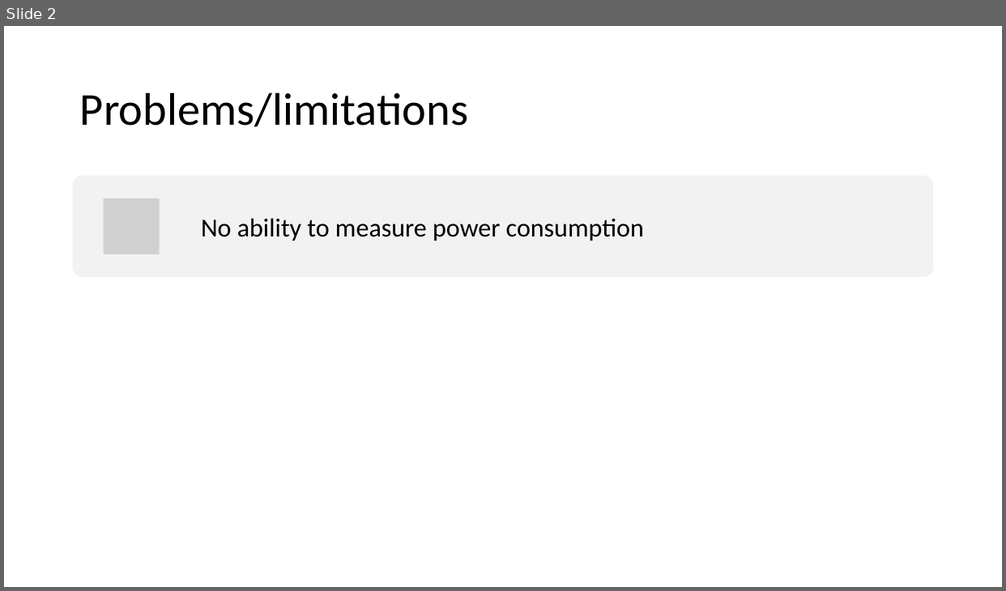
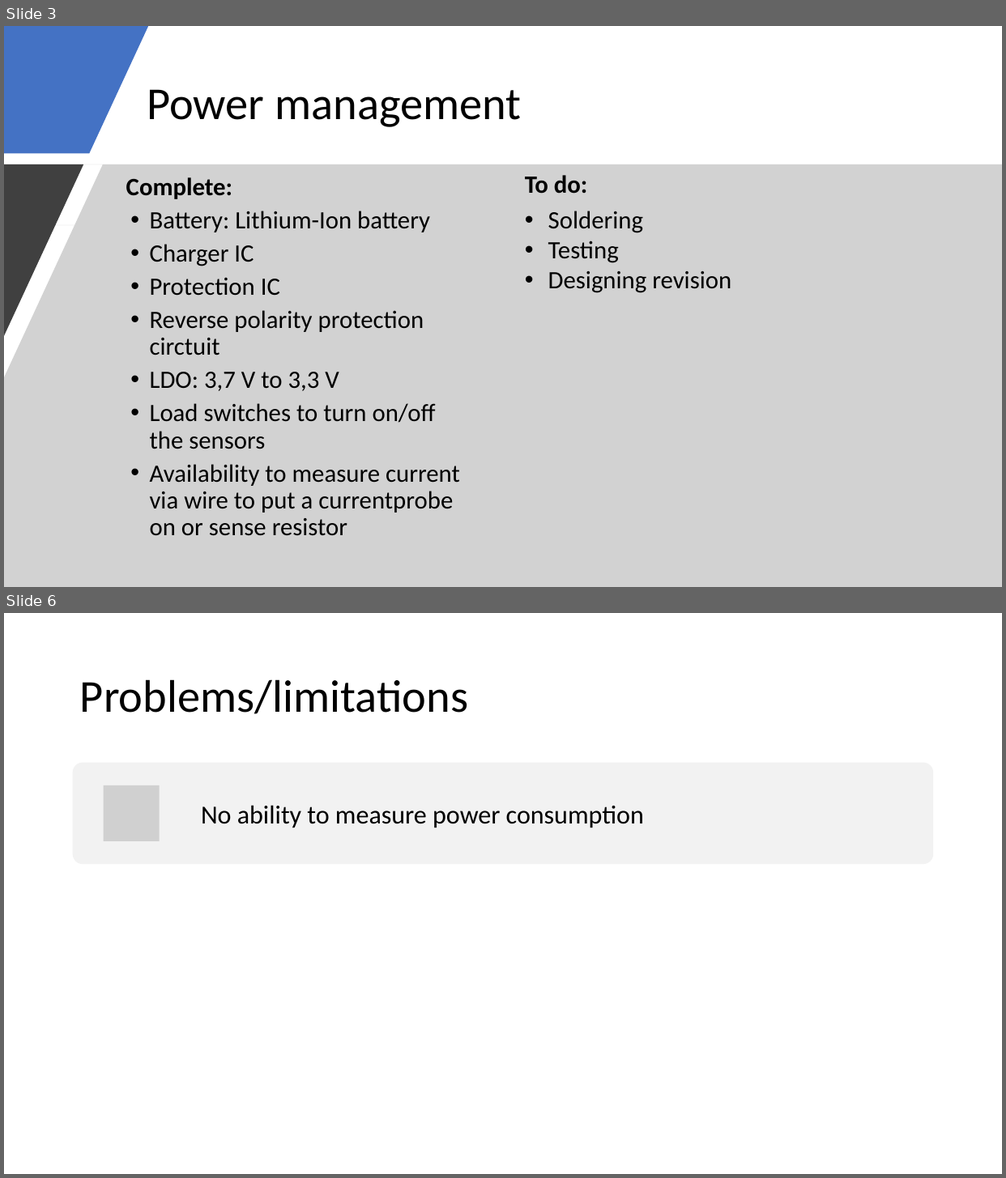
Before and after one commit to thomasf10/cosy_cafeteria, a slide deck: presentatie/tussentijdsepresentatie.pptx. Shown one above the other, each under a label of ours: slide 2 before the commit, slides 3 and 6 after it; the slides between them are not shown. The pictures are 1006x591 and 1006x1178 pixels, drawn with LibreOffice and Linux fonts; fonts in the diff are those of the drawing; grey boxes stand for pictures. Boxes give left, top, right and bottom in pixels: in the first picture for what was removed or moved away, otherwise in the second. Text is boxed around its words. In the diff, an @@ line names an element or a change of style, - is before the commit and + after.

Commit message:
toevoeging titel + index + power management aan ppt

```diff
--- a/presentatie/tussentijdsepresentatie.pptx
+++ b/presentatie/tussentijdsepresentatie.pptx
@@ slide 3 added at <box>4,26,1002,587</box>, background #FFFFFF @@
@@ freeform shape added at <box>4,26,148,153</box>, fill #4472C4 @@
@@ title added at <box>147,89,521,127</box>, 44 pt, text #000000 @@
+Power management
@@ freeform shape added at <box>4,165,1002,587</box>, fill #A6A6A6 at 50% opacity @@
@@ freeform shape added at <box>4,165,83,336</box>, fill #404040 @@
@@ text added at <box>126,177,460,536</box>, 24 pt, text #000000 @@
+Complete:
+• Battery: Lithium-Ion battery
+• Charger IC
+• Protection IC
+• Reverse polarity protection circtuit
+• LDO: 3,7 V to 3,3 V
+• Load switches to turn on/off the sensors
+• Availability to measure current via wire to put a currentprobe on or sense resistor
@@ text added at <box>525,175,731,293</box>, 24 pt, text #000000 @@
+To do:
+• Soldering
+• Testing
+• Designing revision
@@ what was slide 2 is now slide 6 @@
```
Also in this commit, not shown: 2 slides changed, 3 other slides added, 5 other files.
